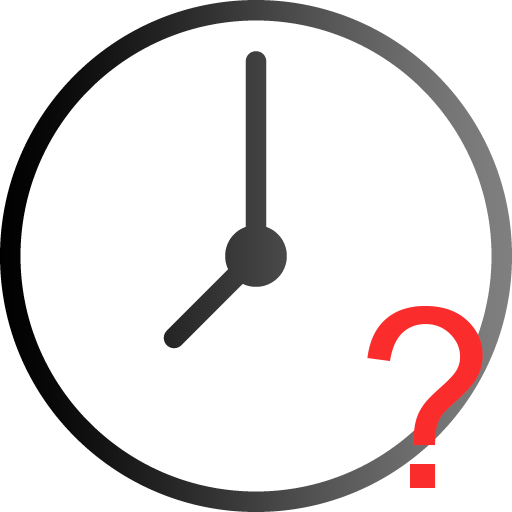
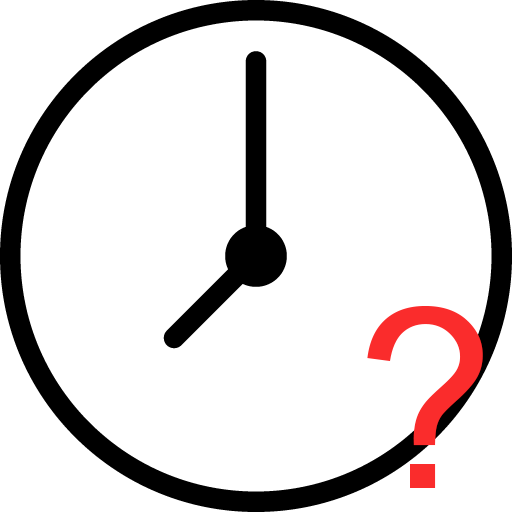
Two versions of the same layered image (512x512). Layer-by-layer changes:
pixels changed over [17, 0, 512, 512] (layer not identified)
